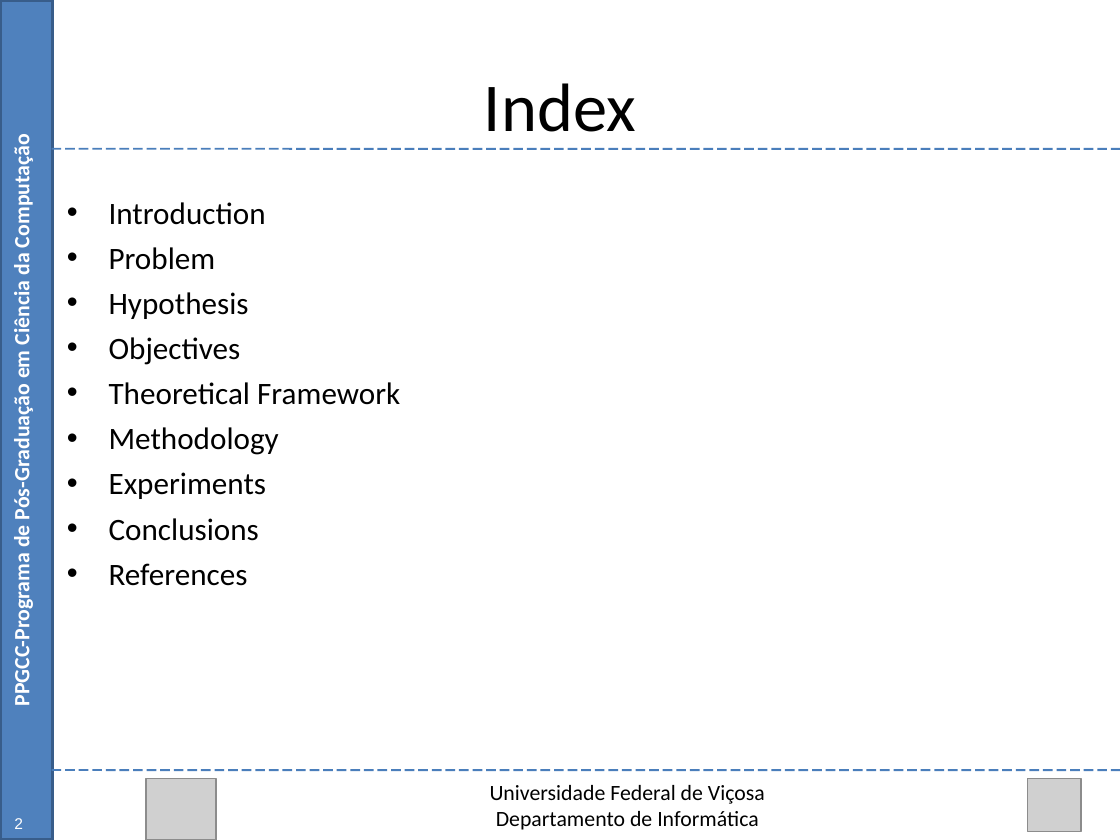
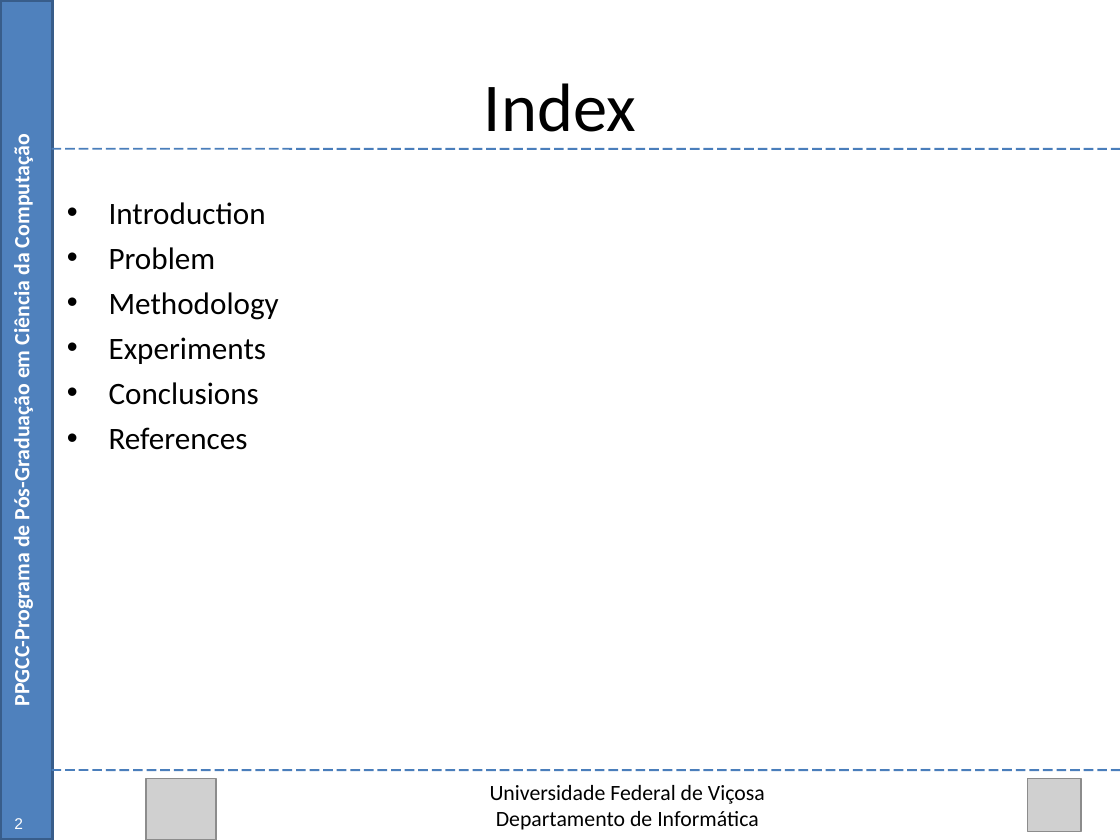
Before and after one commit to Marvinsky/research-marvin, a slide deck: slide 2 of latex/odp/selection heuristics.odp. Drawn at 1120x840 pixels with LibreOffice and Linux fonts; fonts in the diff are those of the drawing; grey boxes stand for pictures. Boxes give left, top, right and bottom in pixels: in the first picture for what was removed or moved away, otherwise in the second. Text is boxed around its words. In the diff, an @@ line names an element or a change of style, - is before the commit and + after.

```diff
--- a/latex/odp/selection heuristics.odp
+++ b/latex/odp/selection heuristics.odp
@@ text at [109,292,400,405]: paragraphs removed @@
-• Hypothesis
-• Objectives
-• Theoretical Framework
```
Also in this commit, not shown: 33 other slides changed, 16 slides added.
